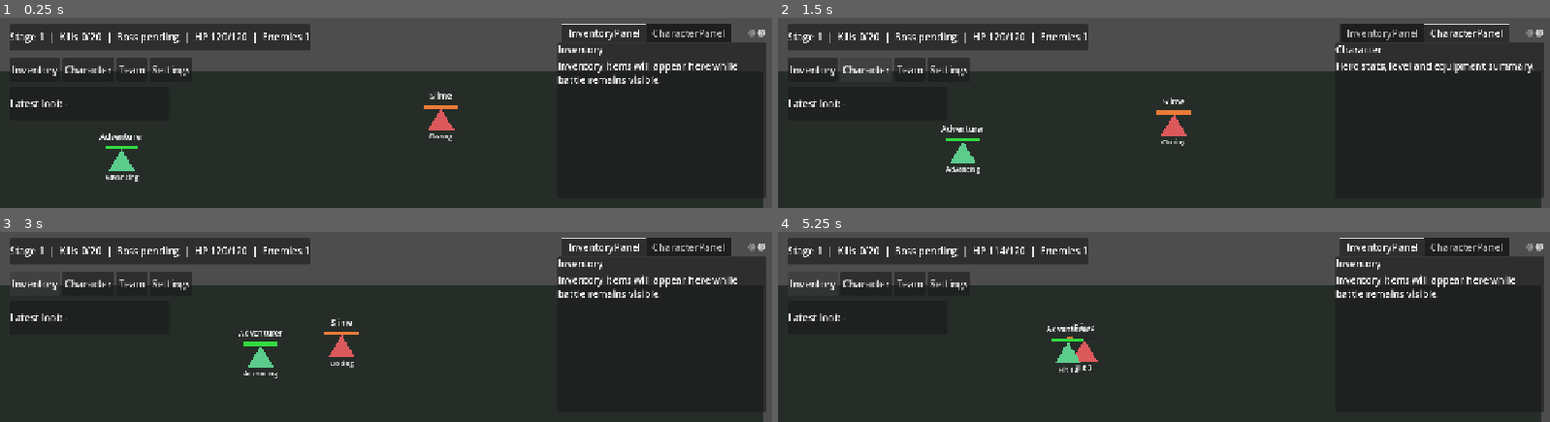
Above: before the commit, frames 1-4 (two rows, left to right).
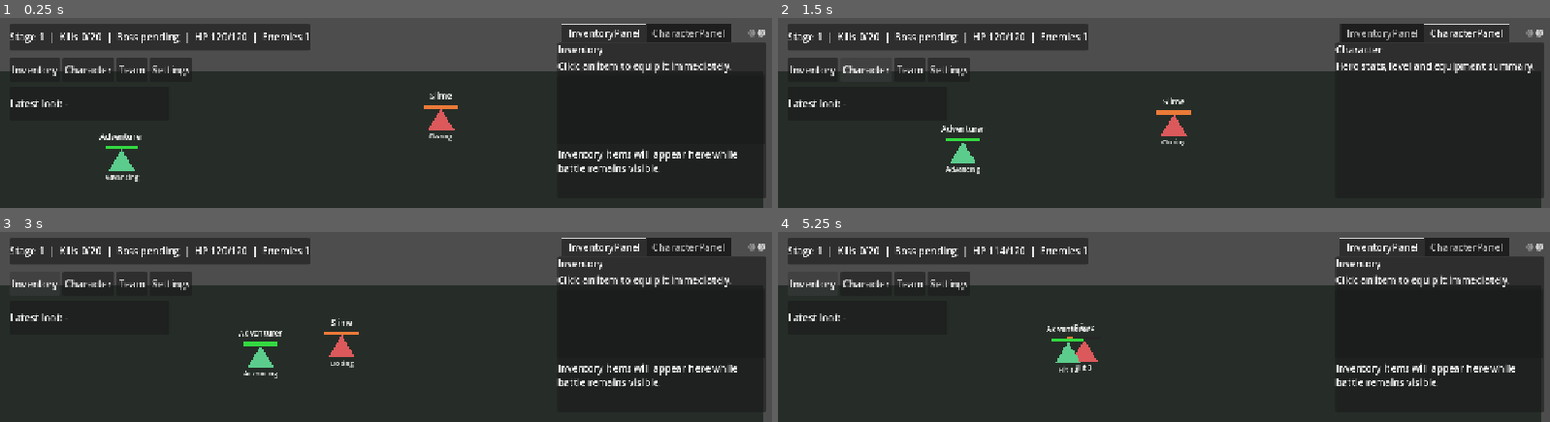
Above: after the commit, the same moments.

Repository: risky2k1/The-Journey-RPG
Game: Godot game, scene res://scenes/main/Main.tscn
Same seed, same stepped clock (60 frames per second), same inputs: the game is played once before the commit and once after it.
Inputs:
- Up to frame 1 (0.25 s): no input
- Up to frame 2 (1.5 s): click "Inventory" at 0.5 s; click "Character" at 1.25 s
- Up to frame 3 (3 s): click "Team" at 2 s; click "Inventory" at 2.75 s
- Up to frame 4 (5.25 s): click "Character" at 3.5 s; click "Team" at 4.25 s; click "Inventory" at 5 s

The runs differ from the first frame. In frame 1, 1.9% of the frame differs, in the area x 72-96%, y 22-82%; in frame 2, nothing differs; in frame 3, 1.9%; in frame 4, 1.9%.

Commit message:
feat: Enhance inventory and equipment management with UI updates and stat application

Diff:
--- a/the-journey-rpg/scenes/ui/panels/inventory_panel.tscn
+++ b/the-journey-rpg/scenes/ui/panels/inventory_panel.tscn
@@ -8,7 +8,17 @@
 layout_mode = 2
 text = "Inventory"
 
+[node name="Hint" type="Label" parent="."]
+layout_mode = 2
+text = "Click an item to equip it immediately."
+
+[node name="ItemList" type="ItemList" parent="."]
+layout_mode = 2
+size_flags_vertical = 3
+select_mode = 0
+
 [node name="Body" type="RichTextLabel" parent="."]
 layout_mode = 2
-size_flags_vertical = 3
+custom_minimum_size = Vector2(0, 84)
+bbcode_enabled = false
 text = "Inventory items will appear here while battle remains visible."
--- a/the-journey-rpg/scripts/managers/battle_manager.gd
+++ b/the-journey-rpg/scripts/managers/battle_manager.gd
@@ -34,6 +34,7 @@
 	loot_manager = get_parent().get_parent().get_node_or_null("AppRoot/LootManager")
 	if loot_manager != null:
 		loot_manager.loot_dropped.connect(_spawn_loot_drop)
+		loot_manager.equipment_changed.connect(_apply_equipment_to_hero)
 	_spawn_hero()
 	_spawn_enemy()
 	_emit_event("Stage %d begins" % current_stage_number)
@@ -259,3 +260,8 @@
 	if loot_manager != null:
 		loot_manager.register_pickup(item_data)
 	_emit_event("Picked up: %s" % item_data.display_name)
+
+
+func _apply_equipment_to_hero(total_stats: Dictionary, _summary_text: String) -> void:
+	if is_instance_valid(hero_unit):
+		hero_unit.apply_stat_bonus(total_stats)
--- a/the-journey-rpg/scripts/managers/loot_manager.gd
+++ b/the-journey-rpg/scripts/managers/loot_manager.gd
@@ -6,10 +6,13 @@
 const GreenRingData := preload("res://resources/items/green_ring.tres")
 
 signal loot_dropped(item_data: ItemData, world_position: Vector2)
-signal inventory_changed(inventory_text: String)
+signal inventory_changed(inventory_text: String, inventory_entries: Array)
+signal equipment_changed(total_stats: Dictionary, summary_text: String)
 
 var collected_item_ids: Array[StringName] = []
 var recent_item_names: Array[String] = []
+var inventory_items: Array[ItemData] = []
+var equipped_by_slot: Dictionary = {}
 
 
 func roll_loot_for_enemy(enemy_id: StringName, world_position: Vector2) -> void:
@@ -22,11 +25,22 @@
 
 func register_pickup(item_data: ItemData) -> void:
 	collected_item_ids.append(item_data.id)
+	inventory_items.append(item_data)
 	recent_item_names.push_front(item_data.display_name)
 	if recent_item_names.size() > 6:
 		recent_item_names.resize(6)
 
-	inventory_changed.emit(_build_inventory_text())
+	_emit_inventory_changed()
+
+
+func equip_item_at(index: int) -> void:
+	if index < 0 or index >= inventory_items.size():
+		return
+
+	var item_data := inventory_items[index]
+	equipped_by_slot[item_data.slot_type] = item_data
+	_emit_inventory_changed()
+	equipment_changed.emit(_build_total_stat_bonus(), _build_character_summary())
 
 
 func _roll_item(enemy_id: StringName) -> ItemData:
@@ -57,3 +71,54 @@
 	for item_name in recent_item_names:
 		lines.append("- %s" % item_name)
 	return "\n".join(lines)
+
+
+func _build_inventory_entries() -> Array:
+	var entries: Array = []
+	for index in range(inventory_items.size()):
+		var item_data := inventory_items[index]
+		var equipped: bool = equipped_by_slot.get(item_data.slot_type) == item_data
+		entries.append({
+			"index": index,
+			"label": "%s%s [%s]" % ["[E] " if equipped else "", item_data.display_name, String(item_data.rarity)],
+			"rarity": item_data.rarity,
+			"equipped": equipped,
+		})
+	return entries
+
+
+func _build_total_stat_bonus() -> Dictionary:
+	var total := {
+		"hp": 0,
+		"attack": 0,
+	}
+
+	for item_data in equipped_by_slot.values():
+		if item_data == null:
+			continue
+		total["hp"] += int(item_data.stat_profile.get("hp", 0))
+		total["attack"] += int(item_data.stat_profile.get("attack", 0))
+
+	return total
+
+
+func _build_character_summary() -> String:
+	var weapon_name := "None"
+	var accessory_name := "None"
+
+	if equipped_by_slot.has(&"weapon"):
+		weapon_name = equipped_by_slot[&"weapon"].display_name
+	if equipped_by_slot.has(&"accessory"):
+		accessory_name = equipped_by_slot[&"accessory"].display_name
+
+	var total := _build_total_stat_bonus()
+	return "Equipped Weapon: %s\nEquipped Accessory: %s\nBonus HP: +%d\nBonus Attack: +%d" % [
+		weapon_name,
+		accessory_name,
+		total["hp"],
+		total["attack"],
+	]
+
+
+func _emit_inventory_changed() -> void:
+	inventory_changed.emit(_build_inventory_text(), _build_inventory_entries())
--- a/the-journey-rpg/scripts/managers/ui_manager.gd
+++ b/the-journey-rpg/scripts/managers/ui_manager.gd
@@ -9,7 +9,11 @@
 @onready var settings_button: Button = get_node("HUD/QuickButtons/SettingsButton")
 @onready var top_bar_label: Label = get_node("HUD/TopBar/TopBarLabel")
 @onready var loot_feed_label: Label = get_node("HUD/LootFeed/LootFeedLabel")
+@onready var inventory_item_list: ItemList = get_node("HUD/PanelHost/PanelStack/InventoryPanel/ItemList")
 @onready var inventory_body_label: RichTextLabel = get_node("HUD/PanelHost/PanelStack/InventoryPanel/Body")
+@onready var character_body_label: RichTextLabel = get_node("HUD/PanelHost/PanelStack/CharacterPanel/Body")
+
+var loot_manager: LootManager
 
 
 func _ready() -> void:
@@ -17,14 +21,17 @@
 	character_button.pressed.connect(_open_character)
 	team_button.pressed.connect(_open_team)
 	settings_button.pressed.connect(_open_settings)
+	inventory_item_list.item_selected.connect(_equip_inventory_item)
 	var battle_root := get_parent().get_node_or_null("BattleRoot")
 	if battle_root != null and battle_root.has_signal("battle_status_changed"):
 		battle_root.battle_status_changed.connect(_update_status)
 	if battle_root != null and battle_root.has_signal("battle_event_changed"):
 		battle_root.battle_event_changed.connect(_update_event)
-	var loot_manager := get_parent().get_parent().get_node_or_null("AppRoot/LootManager")
+	loot_manager = get_parent().get_parent().get_node_or_null("AppRoot/LootManager")
 	if loot_manager != null and loot_manager.has_signal("inventory_changed"):
-		loot_manager.inventory_changed.connect(_update_inventory_text)
+		loot_manager.inventory_changed.connect(_update_inventory)
+	if loot_manager != null and loot_manager.has_signal("equipment_changed"):
+		loot_manager.equipment_changed.connect(_update_character_summary)
 
 
 func _open_inventory() -> void:
@@ -51,5 +58,34 @@
 	loot_feed_label.text = event_text
 
 
-func _update_inventory_text(inventory_text: String) -> void:
+func _update_inventory(inventory_text: String, inventory_entries: Array) -> void:
 	inventory_body_label.text = inventory_text
+	inventory_item_list.clear()
+
+	for entry in inventory_entries:
+		var item_index := inventory_item_list.add_item(entry["label"])
+		inventory_item_list.set_item_metadata(item_index, entry["index"])
+		inventory_item_list.set_item_custom_fg_color(item_index, _color_for_rarity(StringName(entry["rarity"])))
+
+
+func _update_character_summary(_total_stats: Dictionary, summary_text: String) -> void:
+	character_body_label.text = summary_text
+
+
+func _equip_inventory_item(item_index: int) -> void:
+	if loot_manager == null:
+		return
+
+	var inventory_index = inventory_item_list.get_item_metadata(item_index)
+	loot_manager.equip_item_at(inventory_index)
+	loot_feed_label.text = "Equipped item from inventory"
+
+
+func _color_for_rarity(rarity: StringName) -> Color:
+	match rarity:
+		&"uncommon":
+			return Color(0.45, 0.95, 0.55, 1.0)
+		&"rare":
+			return Color(0.45, 0.65, 1.0, 1.0)
+		_:
+			return Color(0.9, 0.9, 0.9, 1.0)
--- a/the-journey-rpg/scripts/units/battle_unit.gd
+++ b/the-journey-rpg/scripts/units/battle_unit.gd
@@ -11,6 +11,11 @@
 var unit_id: StringName
 var team: StringName
 var display_name: String = ""
+var base_max_hp: int = 100
+var base_attack: int = 10
+var base_attack_speed: float = 1.0
+var base_move_speed: float = 80.0
+var base_attack_range: float = 48.0
 var max_hp: int = 100
 var current_hp: float = 100.0
 var attack: int = 10
@@ -25,12 +30,17 @@
 	unit_id = config.get("unit_id", &"")
 	team = config.get("team", &"neutral")
 	display_name = config.get("display_name", "Unit")
-	max_hp = config.get("max_hp", 100)
+	base_max_hp = config.get("max_hp", 100)
+	base_attack = config.get("attack", 10)
+	base_attack_speed = max(config.get("attack_speed", 1.0), 0.1)
+	base_move_speed = config.get("move_speed", 80.0)
+	base_attack_range = config.get("attack_range", 48.0)
+	max_hp = base_max_hp
 	current_hp = max_hp
-	attack = config.get("attack", 10)
-	attack_speed = max(config.get("attack_speed", 1.0), 0.1)
-	move_speed = config.get("move_speed", 80.0)
-	attack_range = config.get("attack_range", 48.0)
+	attack = base_attack
+	attack_speed = base_attack_speed
+	move_speed = base_move_speed
+	attack_range = base_attack_range
 
 	if team == &"hero":
 		body.color = Color(0.36, 0.8, 0.55, 1.0)
@@ -86,6 +96,20 @@
 	state_label.text = value
 
 
+func apply_stat_bonus(stat_bonus: Dictionary) -> void:
+	var previous_max_hp: int = maxi(max_hp, 1)
+	var hp_ratio: float = clampf(current_hp / float(previous_max_hp), 0.0, 1.0)
+
+	max_hp = base_max_hp + int(stat_bonus.get("hp", 0))
+	attack = base_attack + int(stat_bonus.get("attack", 0))
+	attack_speed = base_attack_speed
+	move_speed = base_move_speed
+	attack_range = base_attack_range
+	current_hp = max_hp * hp_ratio if alive else current_hp
+	_update_hp_bar()
+	set_state_text("Equipped")
+
+
 func _update_hp_bar() -> void:
 	var ratio := 0.0 if max_hp <= 0 else current_hp / float(max_hp)
 	hp_bar_fill.size.x = 56.0 * ratio
Not shown, changed: docs/IMPLEMENTATION_PLAN.md
